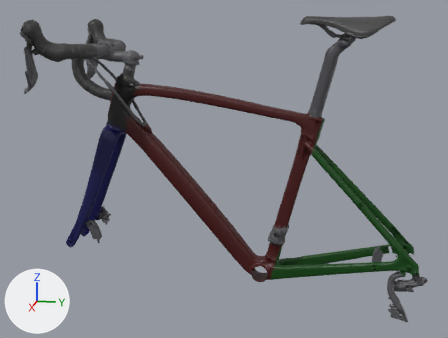
What one commit did to the glTF model apps/client/public/models/bikes/roubaix/roubaix54_lod0.glb.
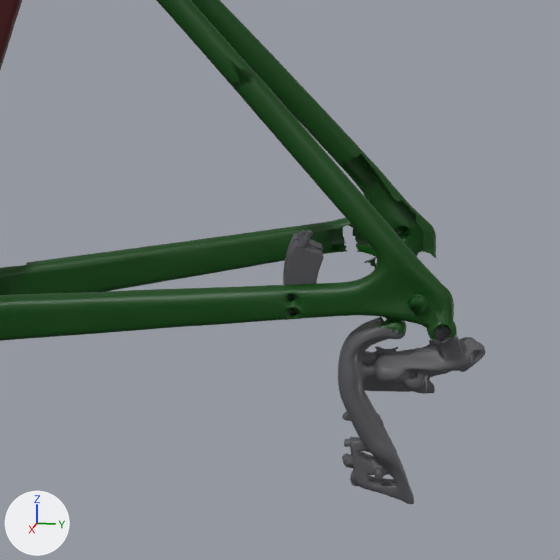
There are two pictures of each version: one whole from a 50 mm lens placed at (1.718, 0.229, 0.995), pointed at (0.008, -0.113, 0.568), one close up on the part from 66% to 100% of the width and 55% to 100% of the height. Every picture has the same lights, and +X, +Y and +Z are marked at lower left. The last two pictures show the newer version. Vertices at exactly the same position are counted once.

The first close-up shows 'etrier_arriere', 'frame'.
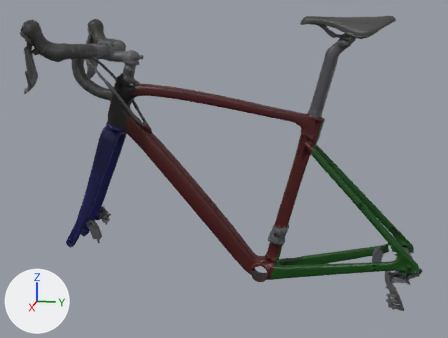
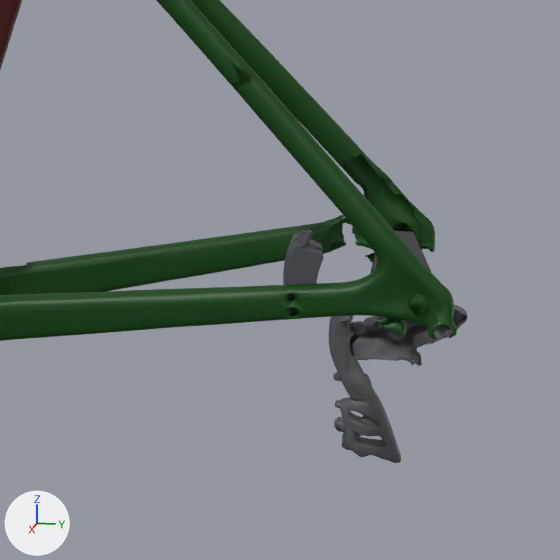
Pixel boxes (x1, y1, x2, y2) of what changed, in the close-ups (560 x 560 px):
'frame', reshaped
    before: (0, 0, 486, 504)
    after: (0, 0, 468, 463)
part 1 of me_frame, added
    after: (329, 305, 468, 463)
part 2 of me_frame, added
    after: (370, 228, 431, 274)
part 3 of me_frame, cut back
    before: (305, 161, 486, 504)
    after: (305, 161, 435, 262)

What changed in the scene script:
```text
Change me_frame:
    used by ob_frame; location = (0.0, 0.0, 0.0)
    remove me_frame.from_pydata(...)  # 31340 vertices, 59993 faces; spans x -0.079..0.081, y -0.568..0.465, z 0.163..0.9
    add me_frame.from_pydata(...)  # 31415 vertices, 60025 faces; spans x -0.081..0.08, y -0.568..0.465, z 0.145..0.9
    me_frame part 1: a new loose piece of 2936 vertices spanning x -0.081..-0.044, y 0.359..0.465, z 0.145..0.294, in mat_components (dark grey #59595d)
    me_frame part 2: a new loose piece of 18 vertices spanning x -0.081..-0.075, y 0.39..0.441, z 0.289..0.335, in mat_components (dark grey #59595d)
    me_frame part 3: 656 vertices moved from x -0.079..-0.058, y 0.353..0.439, z 0.305..0.386 to x -0.081..-0.059, y 0.353..0.439, z 0.305..0.386; 3191 vertices removed from x -0.079..0.081, y 0.359..0.465, z 0.163..0.384; 312 vertices added at x -0.081..-0.071, y 0.376..0.439, z 0.301..0.384
```
